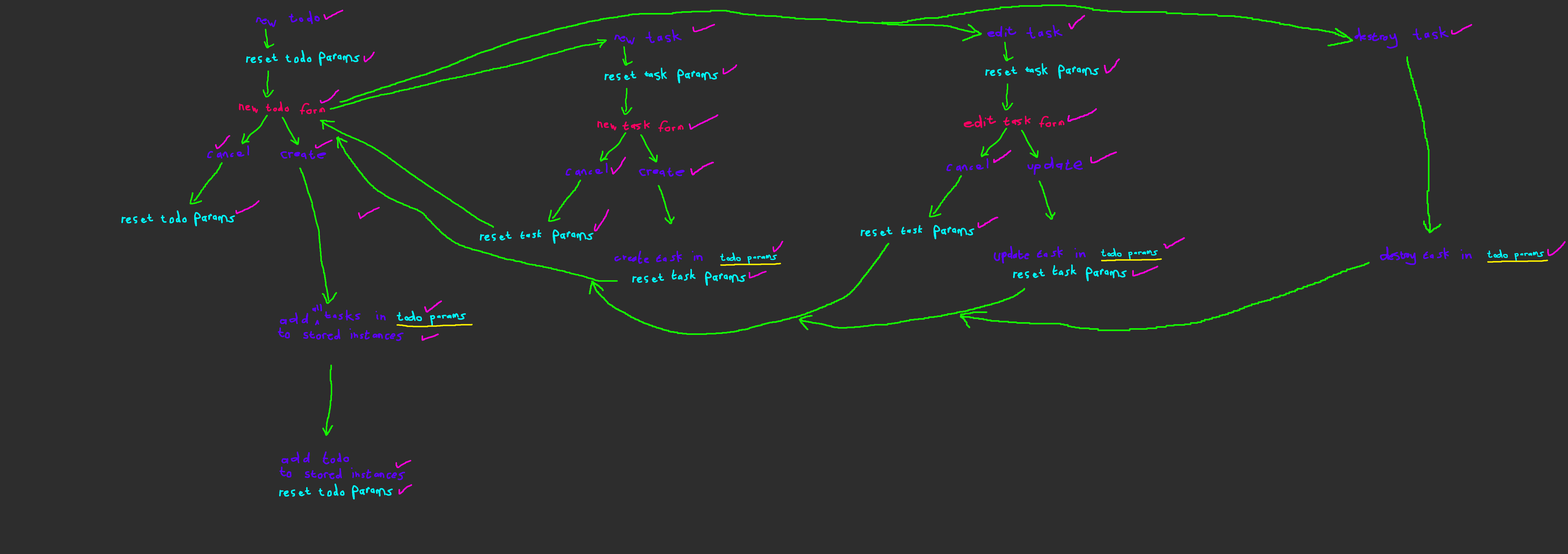
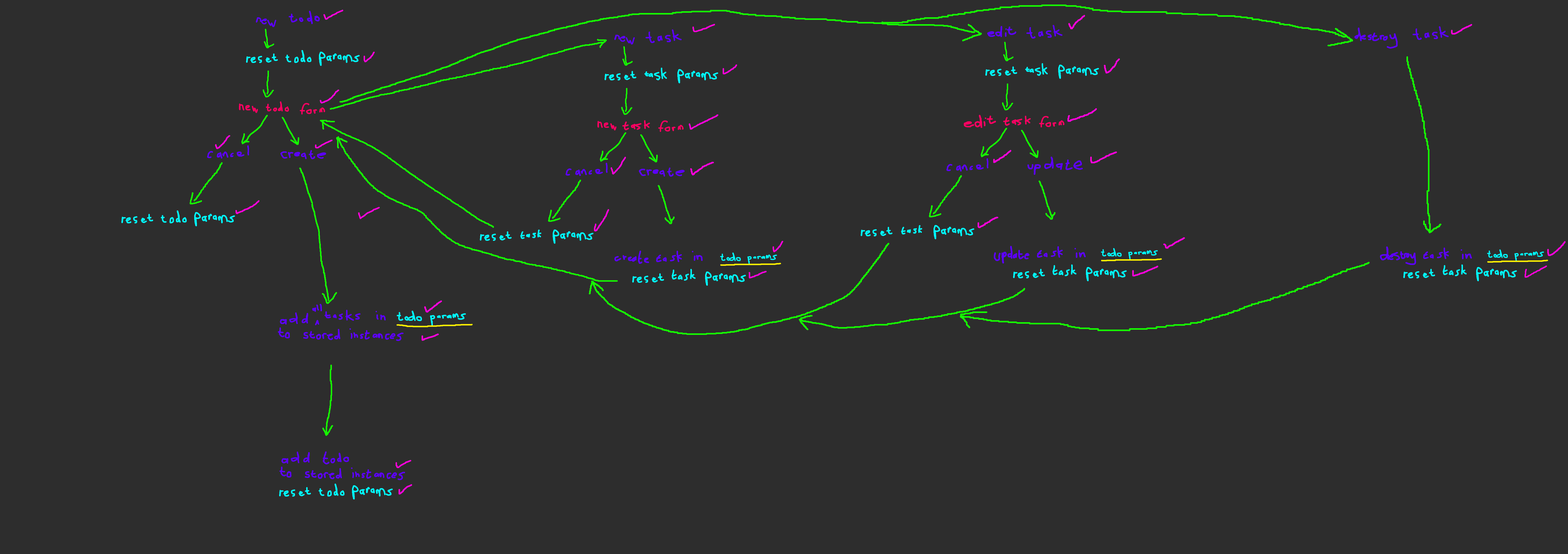
Before/after of a 1568×554 layered artwork. What changed in the layer stack:
painted on "Paint Layer 2" over [left=1403, top=264, right=1548, bottom=282]
painted on "Paint Layer 1" over [left=1403, top=264, right=1548, bottom=282]
